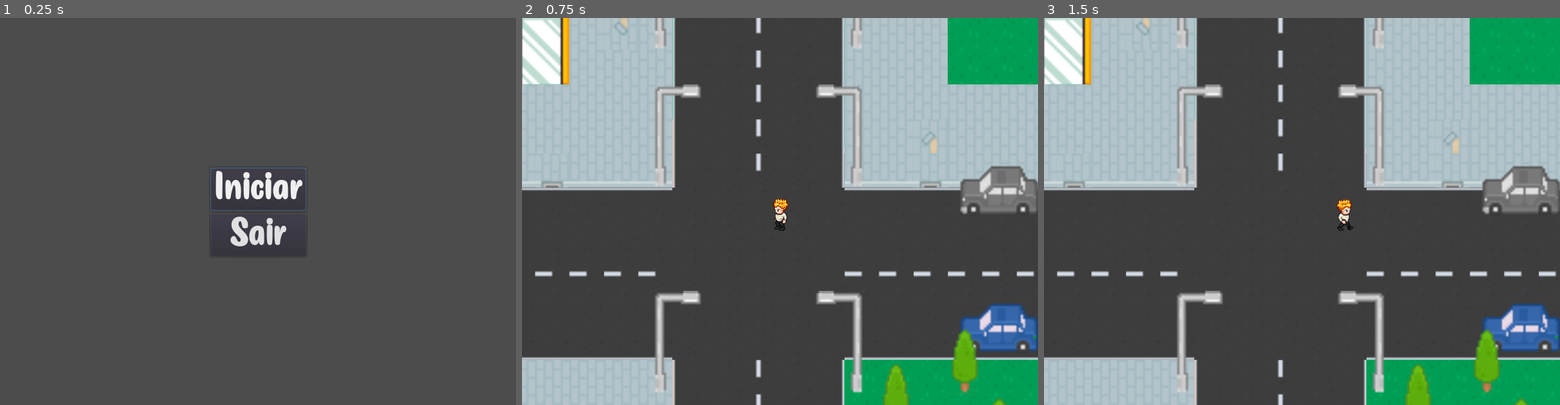
Above: before the commit, frames 1-3 (left to right).
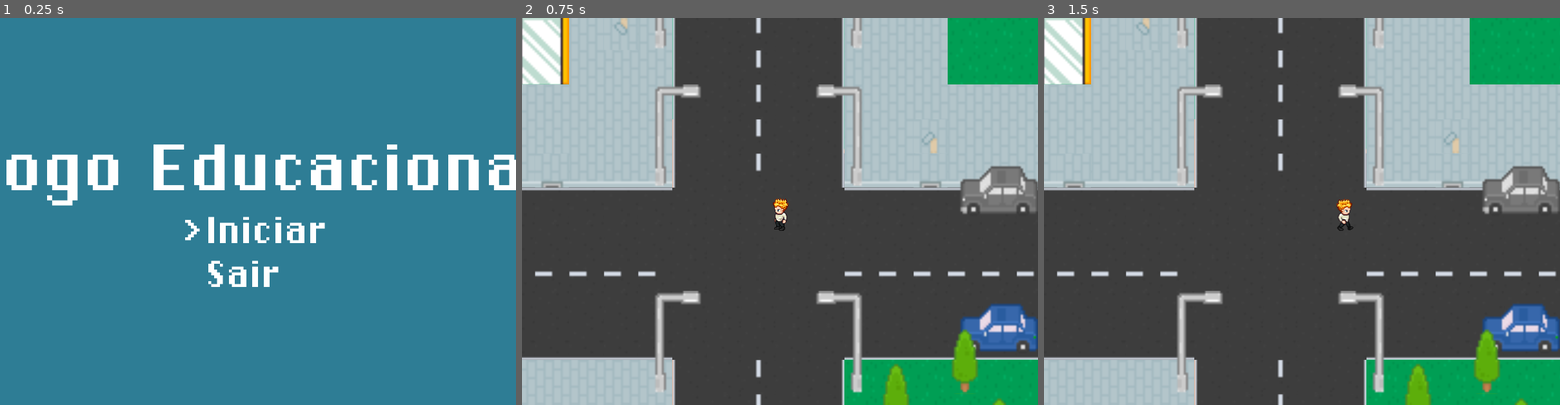
Above: after the commit, the same moments.

Repository: xfelipesobral/JogoEducacional
Game: Godot game, scene res://menu/Menu.tscn
Two runs of this game, one before a commit and one after it. Both use one fixed random seed, a clock stepped at 60 frames per second and the inputs below.
Inputs (mouse positions are in pixels of both pictures, inside the frame that each line leads up to):
- Up to frame 1 (0.25 s): no input
- Up to frame 2 (0.75 s): click "Iniciar" at 0.5 s
- Up to frame 3 (1.5 s): tap Enter at 1.25 s; move the mouse to (1415, 192) at 1.27 s; hold Right (ui_right) from 1.28 s (still down)

The runs differ from the first frame. In frame 1, 100% of the frame differs, in the area x 0-100%, y 0-100%; in frame 2, nothing differs; in frame 3, nothing differs.

Commit message:
Change Menu

Diff:
--- a/menu/Menu.tscn
+++ b/menu/Menu.tscn
@@ -1,36 +1,59 @@
-[gd_scene load_steps=3 format=2]
+[gd_scene load_steps=5 format=2]
 
 [ext_resource path="res://menu/Menu.gd" type="Script" id=1]
-[ext_resource path="res://recursos/temas/menu.tres" type="Theme" id=2]
+[ext_resource path="res://menu/MenuButton.tscn" type="PackedScene" id=3]
+[ext_resource path="res://recursos/fontes/ChiKareGo2.ttf" type="DynamicFontData" id=4]
+
+[sub_resource type="DynamicFont" id=1]
+size = 126
+font_data = ExtResource( 4 )
 
 [node name="Menu" type="Control"]
 anchor_right = 1.0
 anchor_bottom = 1.0
 script = ExtResource( 1 )
 
+[node name="ColorRect" type="ColorRect" parent="."]
+anchor_right = 1.0
+anchor_bottom = 1.0
+color = Color( 0.184314, 0.494118, 0.588235, 1 )
+
 [node name="VBoxContainer" type="VBoxContainer" parent="."]
 anchor_left = 0.5
 anchor_top = 0.5
 anchor_right = 0.5
 anchor_bottom = 0.5
-margin_left = -26.0
-margin_top = -22.0
-margin_right = 26.0
-margin_bottom = 24.0
+margin_left = -400.0
+margin_top = -300.0
+margin_right = 400.0
+margin_bottom = 300.0
 grow_horizontal = 2
 grow_vertical = 2
-theme = ExtResource( 2 )
+alignment = 1
 
-[node name="StartButton" type="Button" parent="VBoxContainer"]
-margin_right = 149.0
-margin_bottom = 67.0
+[node name="Label" type="Label" parent="VBoxContainer"]
+margin_top = 172.0
+margin_right = 906.0
+margin_bottom = 291.0
+custom_fonts/font = SubResource( 1 )
+text = "Jogo Educacional"
+align = 1
+
+[node name="StartButton" parent="VBoxContainer" instance=ExtResource( 3 )]
+margin_top = 295.0
+margin_right = 906.0
+margin_bottom = 359.0
+rect_min_size = Vector2( 0, 64 )
 text = "Iniciar"
 
-[node name="ExitButton" type="Button" parent="VBoxContainer"]
-margin_top = 71.0
-margin_right = 149.0
-margin_bottom = 138.0
+[node name="ExitButton" parent="VBoxContainer" instance=ExtResource( 3 )]
+margin_top = 363.0
+margin_right = 906.0
+margin_bottom = 427.0
+rect_min_size = Vector2( 0, 64 )
 text = "Sair"
 
+[connection signal="mouse_entered" from="VBoxContainer/StartButton" to="." method="_on_StartButton2_mouse_entered"]
+[connection signal="mouse_exited" from="VBoxContainer/StartButton" to="." method="_on_StartButton2_mouse_exited"]
 [connection signal="pressed" from="VBoxContainer/StartButton" to="." method="_on_StartButton_pressed"]
 [connection signal="pressed" from="VBoxContainer/ExitButton" to="." method="_on_ExitButton_pressed"]
--- /dev/null
+++ b/menu/MenuButton.gd
@@ -0,0 +1,29 @@
+extends TextureButton
+
+export(String) var text = "Text Button"
+
+
+# Called when the node enters the scene tree for the first time.
+func _ready():
+	setup_text()
+
+func setup_text():
+	$HBoxContainer/TitleButton.text = text
+
+func set_button_selected():
+	$HBoxContainer/SelectedText.text = ">"
+
+func set_button_unselected():
+	$HBoxContainer/SelectedText.text = ""
+
+func _on_TextureButton_focus_entered():
+	set_button_selected()
+
+func _on_TextureButton_focus_exited():
+	set_button_unselected()
+
+func _on_TextureButton_mouse_entered():
+	set_button_selected()
+
+func _on_TextureButton_mouse_exited():
+	set_button_unselected()
--- /dev/null
+++ b/menu/MenuButton.tscn
@@ -0,0 +1,41 @@
+[gd_scene load_steps=5 format=2]
+
+[ext_resource path="res://menu/MenuButton.gd" type="Script" id=1]
+[ext_resource path="res://recursos/fontes/ChiKareGo2.ttf" type="DynamicFontData" id=2]
+
+[sub_resource type="DynamicFont" id=1]
+size = 72
+font_data = ExtResource( 2 )
+
+[sub_resource type="Theme" id=2]
+default_font = SubResource( 1 )
+
+[node name="TextureButton" type="TextureButton"]
+theme = SubResource( 2 )
+script = ExtResource( 1 )
+
+[node name="HBoxContainer" type="HBoxContainer" parent="."]
+anchor_right = 1.0
+margin_bottom = 14.0
+alignment = 1
+
+[node name="SelectedText" type="Label" parent="HBoxContainer"]
+margin_right = 32.0
+margin_bottom = 68.0
+rect_min_size = Vector2( 32, 0 )
+align = 1
+__meta__ = {
+"_editor_description_": ""
+}
+
+[node name="TitleButton" type="Label" parent="HBoxContainer"]
+margin_left = 36.0
+margin_right = 392.0
+margin_bottom = 68.0
+rect_min_size = Vector2( 190, 0 )
+text = "Text Button"
+
+[connection signal="focus_entered" from="." to="." method="_on_TextureButton_focus_entered"]
+[connection signal="focus_exited" from="." to="." method="_on_TextureButton_focus_exited"]
+[connection signal="mouse_entered" from="." to="." method="_on_TextureButton_mouse_entered"]
+[connection signal="mouse_exited" from="." to="." method="_on_TextureButton_mouse_exited"]
--- a/recursos/temas/fonte.tres
+++ b/recursos/temas/fonte.tres
@@ -1,7 +1,7 @@
 [gd_resource type="DynamicFont" load_steps=2 format=2]
 
-[ext_resource path="res://recursos/fontes/ScholarlyAmbitionRegular-PKdwB.ttf" type="DynamicFontData" id=1]
+[ext_resource path="res://recursos/fontes/ChiKareGo2.ttf" type="DynamicFontData" id=1]
 
 [resource]
-size = 72
+size = 56
 font_data = ExtResource( 1 )
Binary file added: recursos/fontes/ChiKareGo2.ttf
